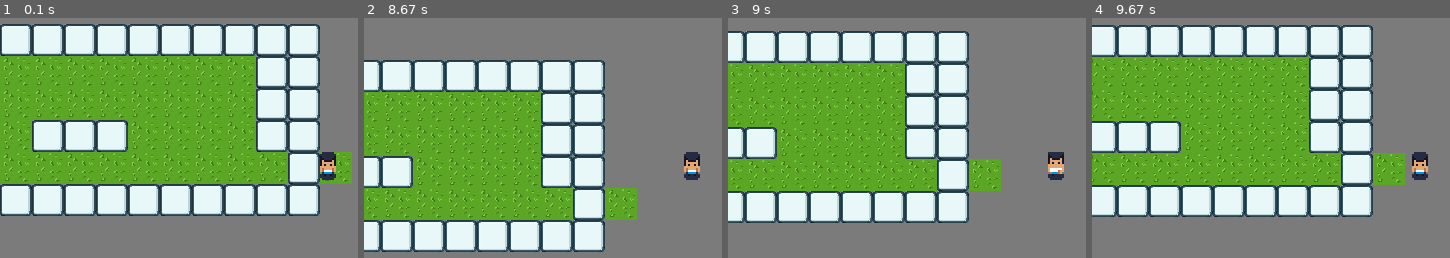
Above: before the commit, frames 1-4 (left to right).
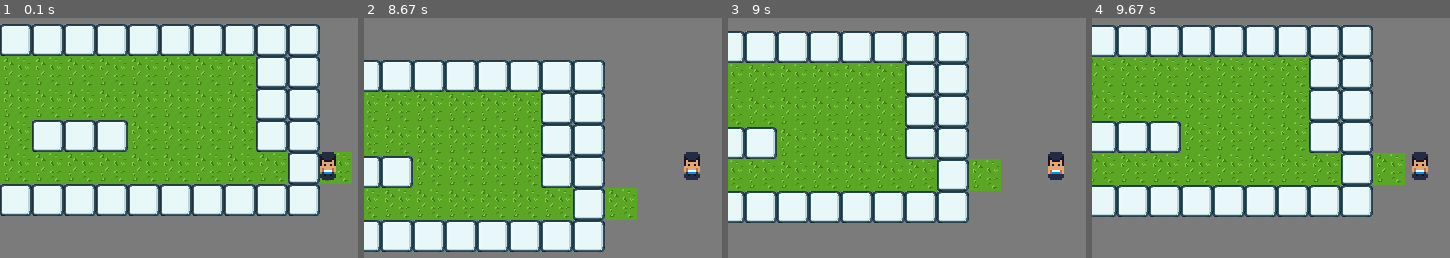
Above: after the commit, the same moments.

Repository: njtan142/py_game_practice
Game: pygame game, started from main.py
Two runs of this game, one before a commit and one after it. Both use one fixed random seed, a clock stepped at 60 frames per second and the inputs below.
Inputs:
- Up to frame 1 (0.1 s): no input
- Up to frame 2 (8.67 s): hold D 0.33-0.8 s; hold W 0.83-1.13 s; hold D 1.17-1.63 s; hold A 1.67-2.2 s; hold S 2.23-2.53 s; hold A 2.57-2.97 s; hold W 3-3.37 s; hold D 3.4-4.03 s; hold S 4.07-4.43 s; hold A 4.47-4.93 s; hold D 4.97-5.43 s; hold W 5.47-5.77 s; hold D 5.8-6.27 s; hold A 6.3-6.83 s; hold S 6.87-7.17 s; hold A 7.2-7.6 s; hold W 7.63-8 s; hold D from 8.03 s (still down)
- Up to frame 3 (9 s): release D at 8.67 s; hold S from 8.7 s (still down)
- Up to frame 4 (9.67 s): release S at 9.07 s; hold A 9.1-9.57 s; hold D from 9.6 s (still down)

Frames 1-2 are identical in both runs. In frame 3, 0.2% of the frame differs, in the area x 89-94%, y 55-66%; in frame 4, nothing differs.

Commit message:
minor changes

Diff:
--- a/main.py
+++ b/main.py
@@ -5,6 +5,7 @@
 from camera import Camera as Cam
 from object import Object as Obj
 from animationc import animationC
+
 
 
 # stand alone functions
@@ -24,7 +25,7 @@
 # player
 player_img = pygame.image.load("assets/idle down1.png")
 player_idle_animation = [
-    pygame.image.load("assets/walk down1.png"),
+    pygame.image.load("assets/walk down2.png"),
     pygame.image.load("assets/walk down2.png"),
     pygame.image.load("assets/walk down3.png"),
     pygame.image.load("assets/walk down4.png")
